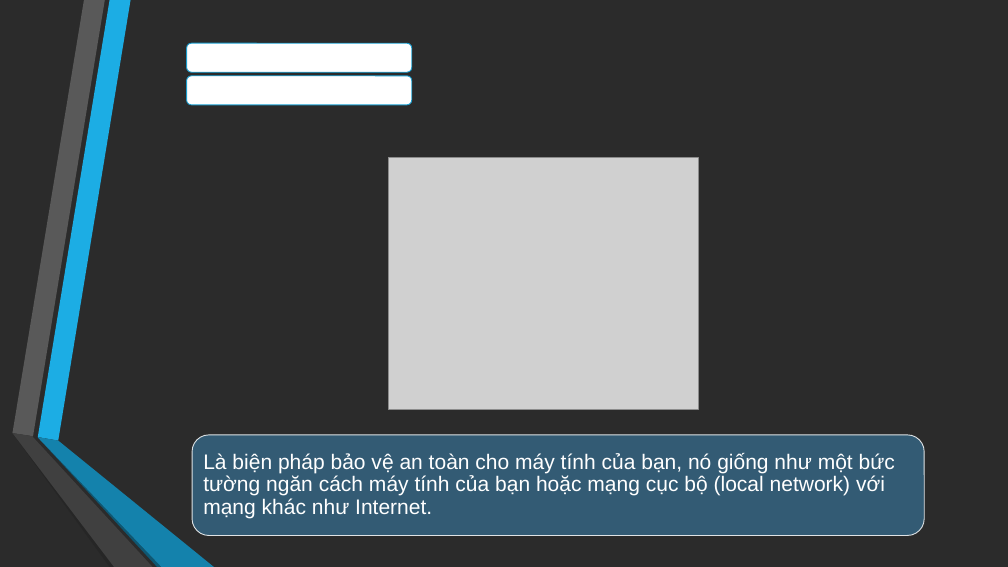
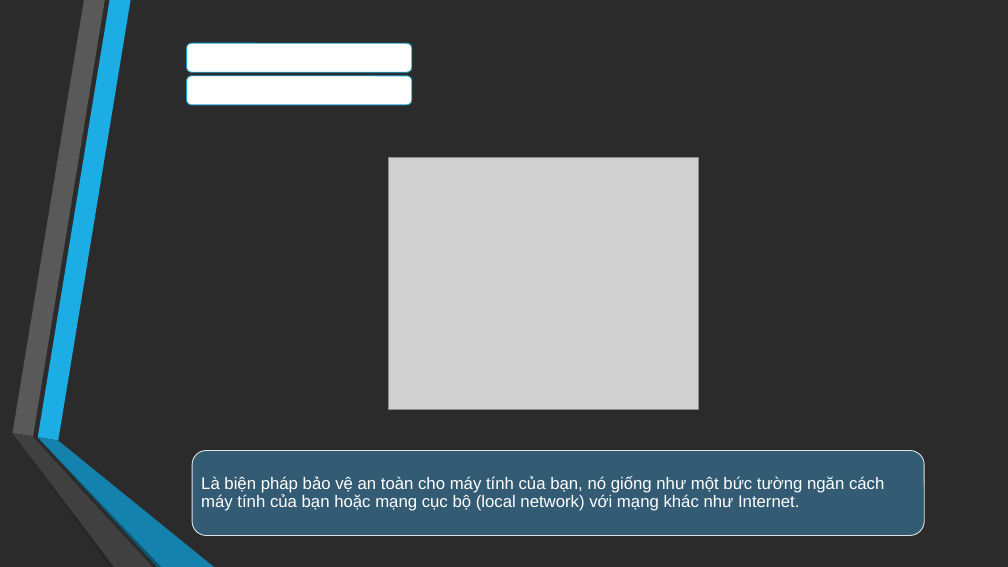
Before and after one commit to ducthangwru/MeReal, a slide deck: slide 8 of report/Slide_DoAnTotNghiep.pptx (slide 7 before the commit). Drawn at 1008x567 pixels with LibreOffice and Linux fonts; fonts in the diff are those of the drawing; grey boxes stand for pictures; background and template pictures are left out; a plain dark background stands for a picture behind light text. Boxes give left, top, right and bottom in pixels: in the first picture for what was removed or moved away, otherwise in the second. Text is boxed around its words. In the diff, an @@ line names an element or a change of style, - is before the commit and + after.

```diff
--- a/report/Slide_DoAnTotNghiep.pptx
+++ b/report/Slide_DoAnTotNghiep.pptx
@@ rounded rectangle: place and size @@
-rounded rectangle at [192, 435, 924, 535]
+rounded rectangle at [192, 451, 924, 535]
@@ text "Là biện pháp bảo vệ ...": place and size @@
-text "Là biện pháp bảo vệ ..." at [203, 453, 895, 519]
+text "Là biện pháp bảo vệ ..." at [201, 476, 884, 511]
@@ text "Là biện pháp bảo vệ ..." at [201, 476, 884, 511]: size 20 to 16 pt; less space between paragraphs @@
```
Also in this commit, not shown: 10 other slides changed, 1 slide added, 3 slides removed.
